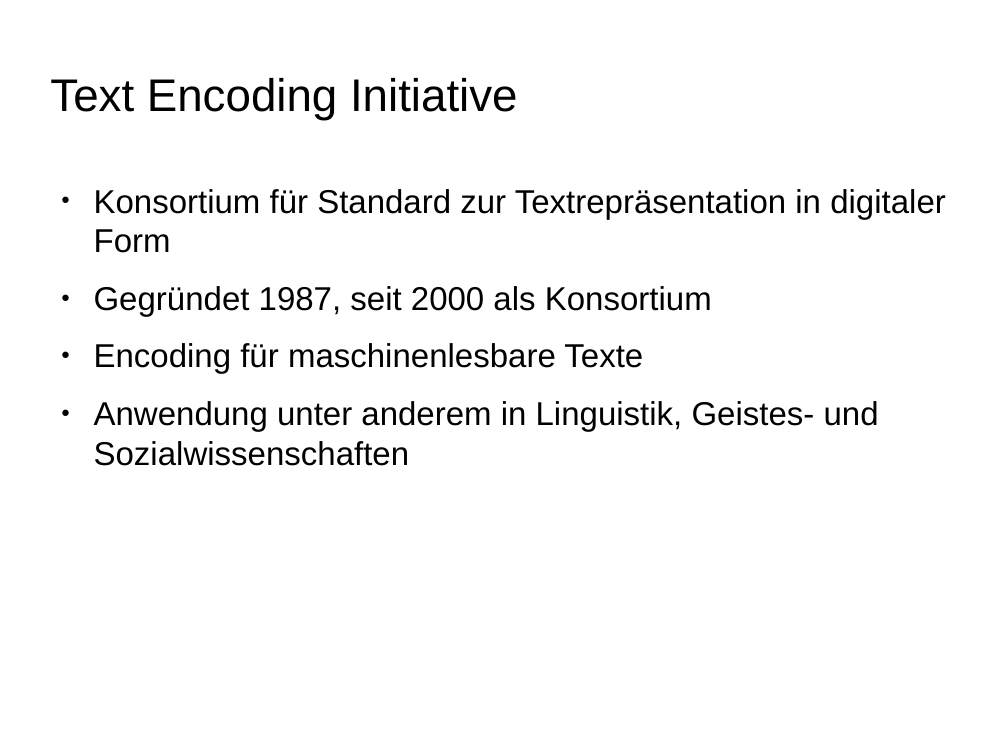
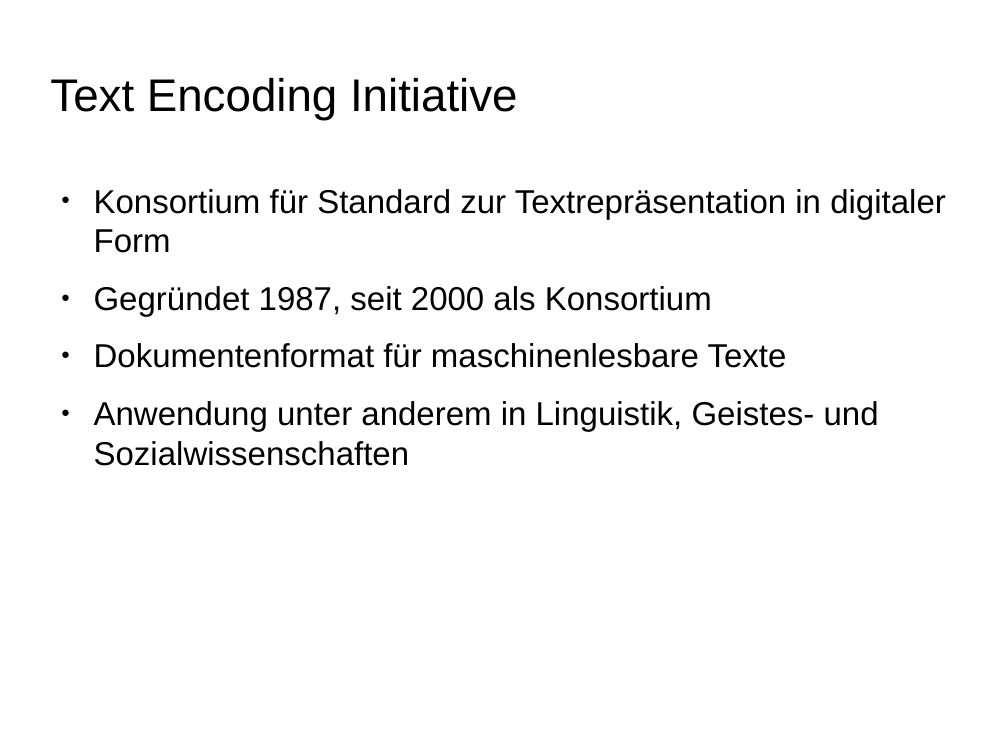
Before and after one commit to alkern/TeiRD, a slide deck: slide 5 of doc/präsentation.odp (slide 4 before the commit). Drawn at 1008x756 pixels with LibreOffice and Linux fonts; fonts in the diff are those of the drawing; background and template pictures are left out. Boxes give left, top, right and bottom in pixels: in the first picture for what was removed or moved away, otherwise in the second. Text is boxed around its words. In the diff, an @@ line names an element or a change of style, - is before the commit and + after.

```diff
--- a/doc/präsentation.odp
+++ b/doc/präsentation.odp
@@ text at bbox=[94, 343, 787, 368]: text changed @@
-● Encoding für maschinenlesbare Texte
+● Dokumentenformat für maschinenlesbare Texte
```
Also in this commit, not shown: 6 other slides changed, 14 slides added, 5 other files.
